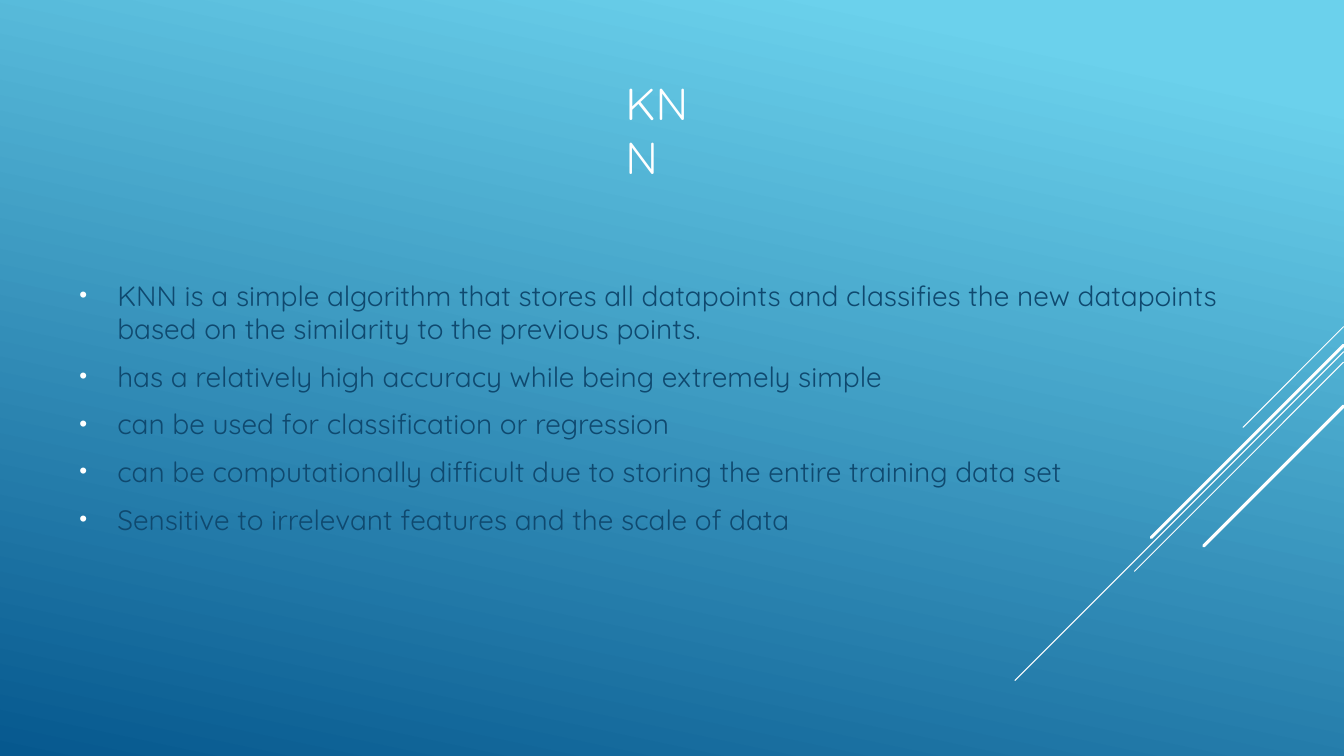
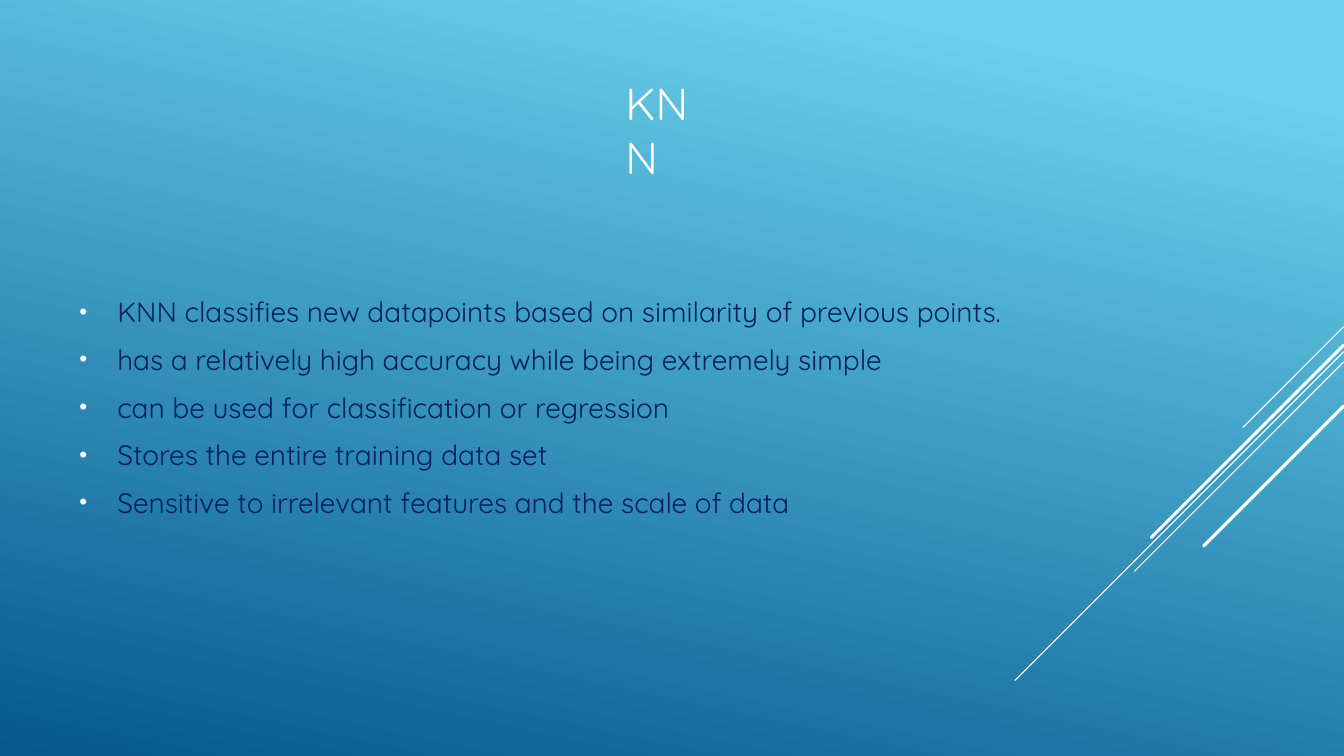
Before and after one commit to efuller11/Thinkful, a slide deck: slide 12 of New York Education System capstone.pptx. Drawn at 1344x756 pixels with LibreOffice and Linux fonts; fonts in the diff are those of the drawing. Boxes give left, top, right and bottom in pixels: in the first picture for what was removed or moved away, otherwise in the second. Text is boxed around its words. In the diff, an @@ line names an element or a change of style, - is before the commit and + after.

```diff
--- a/New York Education System capstone.pptx
+++ b/New York Education System capstone.pptx
@@ text at box(117, 301, 1001, 328): text changed; text colour #0F496F to #002060 @@
-• KNN is a simple algorithm that stores all datapoints and classifies the new datapoints based on the similarity to the previous points.
+• KNN classifies new datapoints based on similarity of previous points.
@@ text at box(117, 349, 881, 513): text colour #0F496F to #002060 in "has a relatively high accuracy while being ...", "can be used for classification or regression", "Sensitive to irrelevant features and the scale ..." @@
@@ text at box(117, 444, 547, 471): text changed; text colour #0F496F to #002060 @@
-• can be computationally difficult due to storing the entire training data set
+• Stores the entire training data set
```
Also in this commit, not shown: 21 other slides changed, 1 slide added, 1 other file.
